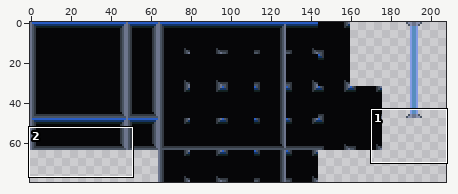
Sprite sheet, stored at game/tilesets/foreground.png. The first picture is a wide view before the edit; the outline marks the close-up.
Close-up. The starting point:
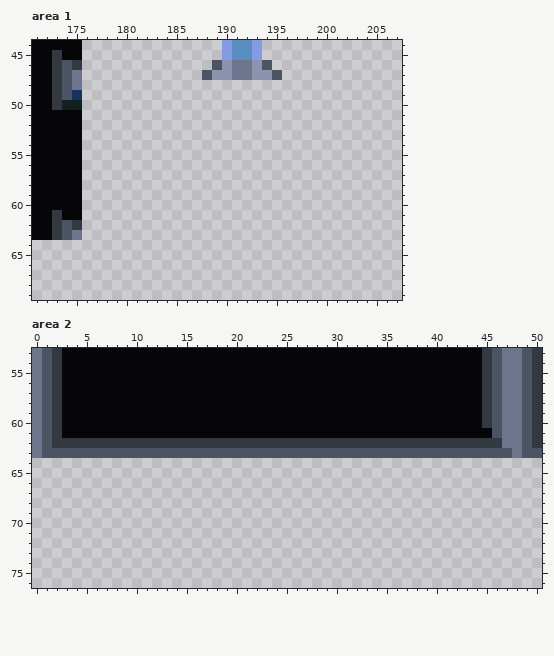
The file is 208x80 pixels. Shown: area 1: x 171..207, y 44..69; area 2: x 0..50, y 53..76.
After the commit:
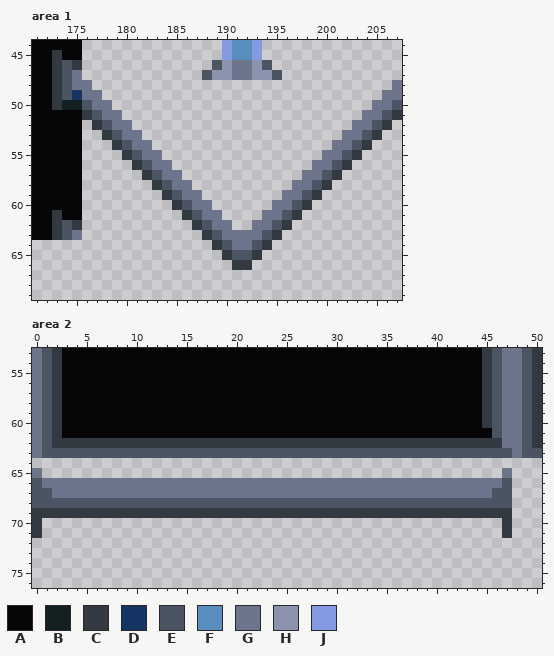
Palette (. is transparent): A #060608  B #122020  C #333941  D #143464  E #4a5462  F #588dbe  G #6d758d  H #8b93af  J #849be4
From old to new:
Area 1:
The edit adds colour C in row 51 at x 176 and 207; in row 52 at x 177 and 206; in row 53 at x 178 and 205; in row 54 at x 179 and 204; in row 55 at x 180 and 203; in row 56 at x 181 and 202.
The edit adds colour C in row 57 at x 182 and 201; in row 58 at x 183 and 200; in row 59 at x 184 and 199; in row 60 at x 185 and 198; in row 61 at x 186 and 197; in row 62 at x 187 and 196.
The edit adds colour C in row 63 at x 188 and 195; in row 64 at x 189 and 194; in row 65 at x 190 and 193; in row 66 at x 191 to 192.
The edit adds colour E in row 50 at x 176 and 207; in row 51 at x 177 and 206; in row 52 at x 178 and 205; in row 53 at x 179 and 204; in row 54 at x 180 and 203; in row 55 at x 181 and 202.
The edit adds colour E in row 56 at x 182 and 201; in row 57 at x 183 and 200; in row 58 at x 184 and 199; in row 59 at x 185 and 198; in row 60 at x 186 and 197; in row 61 at x 187 and 196.
The edit adds colour E in row 62 at x 188 and 195; in row 63 at x 189 and 194; in row 64 at x 190 and 193; in row 65 at x 191 to 192.
The edit adds colour G in row 48 at x 176 and 207; in row 49 at x 176 to 177 and 206 to 207; in row 50 at x 177 to 178 and 205 to 206; in row 51 at x 178 to 179 and 204 to 205; in row 52 at x 179 to 180 and 203 to 204; in row 53 at x 180 to 181 and 202 to 203.
The edit adds colour G in row 54 at x 181 to 182 and 201 to 202; in row 55 at x 182 to 183 and 200 to 201; in row 56 at x 183 to 184 and 199 to 200; in row 57 at x 184 to 185 and 198 to 199; in row 58 at x 185 to 186 and 197 to 198; in row 59 at x 186 to 187 and 196 to 197.
The edit adds colour G in row 60 at x 187 to 188 and 195 to 196; in row 61 at x 188 to 189 and 194 to 195; in row 62 at x 189 to 190 and 193 to 194; in row 63 at x 190 to 193; in row 64 at x 191 to 192.
Area 2:
The edit adds colour C in row 69 at x 0 to 47; in rows 70 to 71 at x 0 and 47.
The edit adds colour E in row 66 at x 0 and 47; in row 67 at x 0 to 1 and 46 to 47; in row 68 at x 0 to 47.
The edit adds colour G in row 65 at x 0 and 47; in row 66 at x 1 to 46; in row 67 at x 2 to 45.
